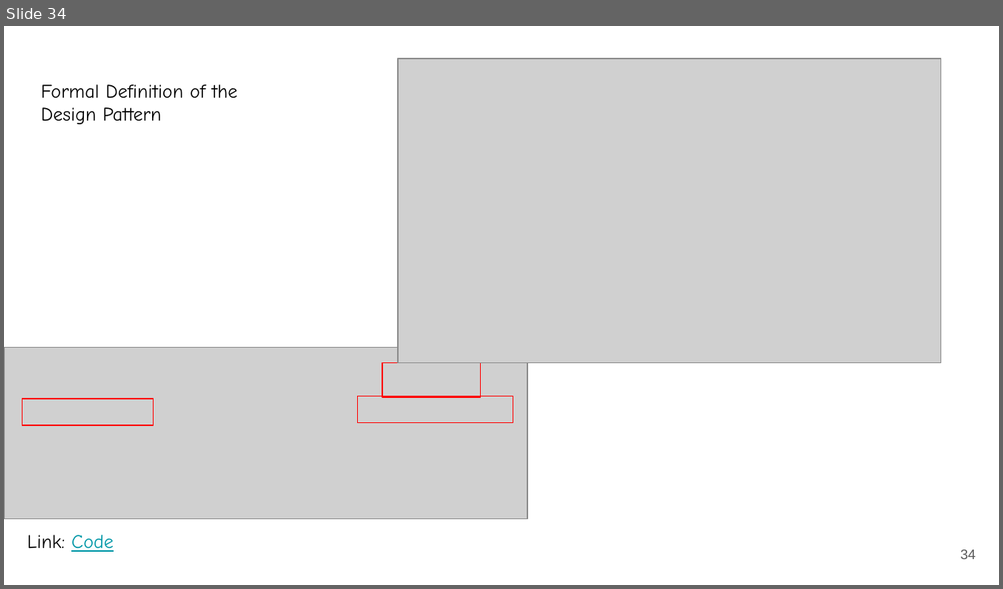
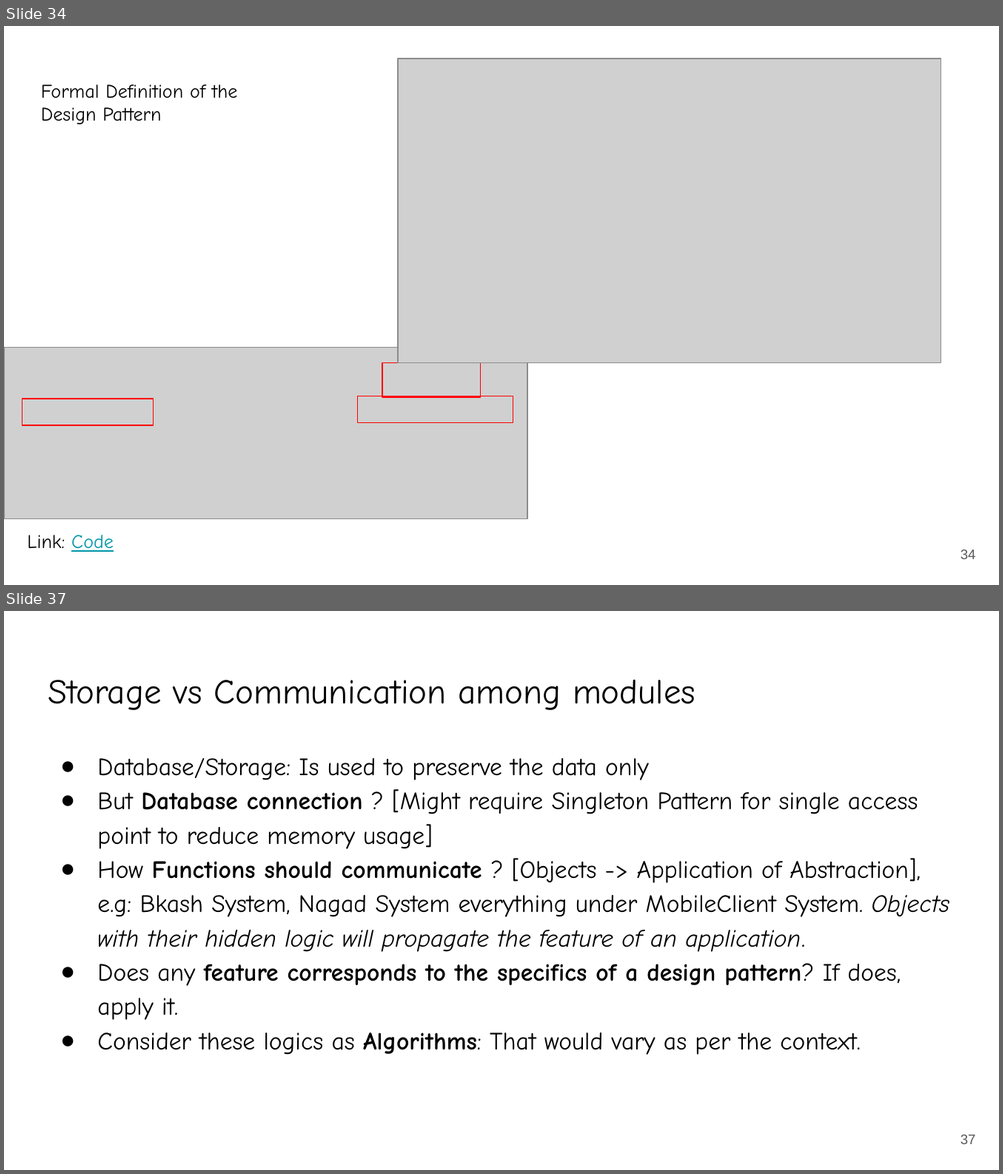
Before and after one commit to rizveeredwan/course-contents, a slide deck: CSE-3216/slides/1. SDP Introduction - Strategy Pattern.pptx. Shown one above the other, each under a label of ours: slide 34 before the commit, slides 34 and 37 after it; the slides between them are not shown. The pictures are 1003x589 and 1003x1174 pixels, drawn with LibreOffice and Linux fonts; fonts in the diff are those of the drawing; grey boxes stand for pictures. Boxes give left, top, right and bottom in pixels: in the first picture for what was removed or moved away, otherwise in the second. Text is boxed around its words. In the diff, an @@ line names an element or a change of style, - is before the commit and + after.

```diff
--- a/CSE-3216/slides/1. SDP Introduction - Strategy Pattern.pptx
+++ b/CSE-3216/slides/1. SDP Introduction - Strategy Pattern.pptx
@@ slide 37 added at bbox=[4, 611, 999, 1170], background #FFFFFF @@
@@ title added at bbox=[48, 679, 695, 710], 25.2 pt, text #000000 @@
+Storage vs Communication among modules
@@ text added at bbox=[97, 758, 950, 1055], 18 pt, text #000000 @@
+● Database/Storage: Is used to preserve the data only
+● But Database connection ? [Might require Singleton Pattern for single access point to reduce memory usage]
+● How Functions should communicate ? [Objects -> Application of Abstraction], e.g: Bkash System, Nagad System everything under MobileClient System. Objects with their hidden logic will propagate the feature of an application.
+● Does any feature corresponds to the specifics of a design pattern? If does, apply it.
+● Consider these logics as Algorithms: That would vary as per the context.
@@ page number added at bbox=[960, 1135, 976, 1145], 10 pt, text #595959 @@
+37
```
Also in this commit, not shown: 3 other slides added.
